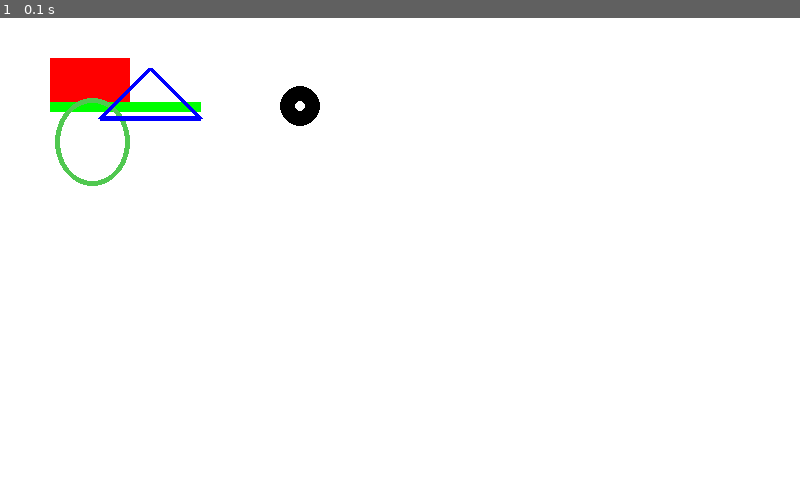
Above: before the commit, frame 1.
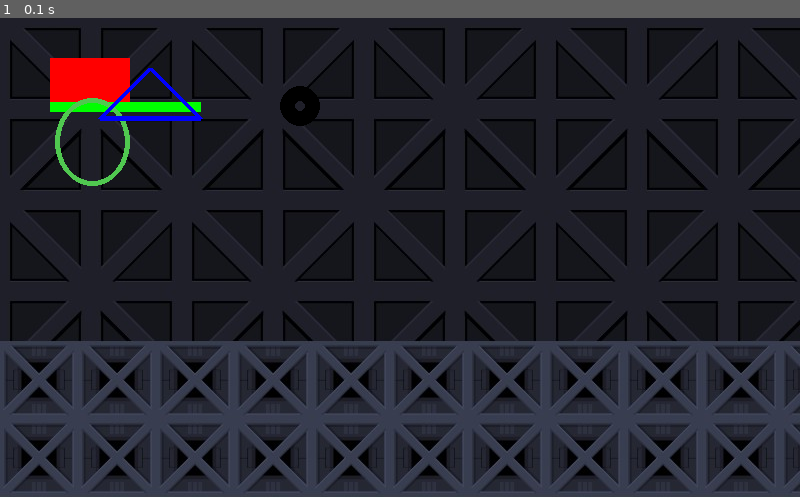
Above: after the commit, the same moment.

Repository: EricWithC04/pygame-practice
Game: pygame game, started from index.py
Two runs of this game, one before a commit and one after it. Both use one fixed random seed, a clock stepped at 60 frames per second and the inputs below.
Inputs:
- Up to frame 1 (0.1 s): no input

The runs differ from the first frame. In frame 1, 98% of the frame differs, in the area x 0-100%, y 0-100%.

Commit message:
background

Diff:
--- a/index.py
+++ b/index.py
@@ -14,7 +14,8 @@
     "green": (0, 255, 0),
 }
 
-SCREEN.fill(colors["white"])
+bg = pygame.image.load("static/assets/background.jpg")
+SCREEN.blit(bg, (0, 0))
 pygame.draw.rect(SCREEN, colors["red"], (50, 40, 80, 48))
 pygame.draw.line(SCREEN, colors["green"], (50, 88), (200, 88), 10)
 pygame.draw.circle(SCREEN, colors["black"], (300, 88), 20, 15)
Binary file added: static/assets/background.jpg
